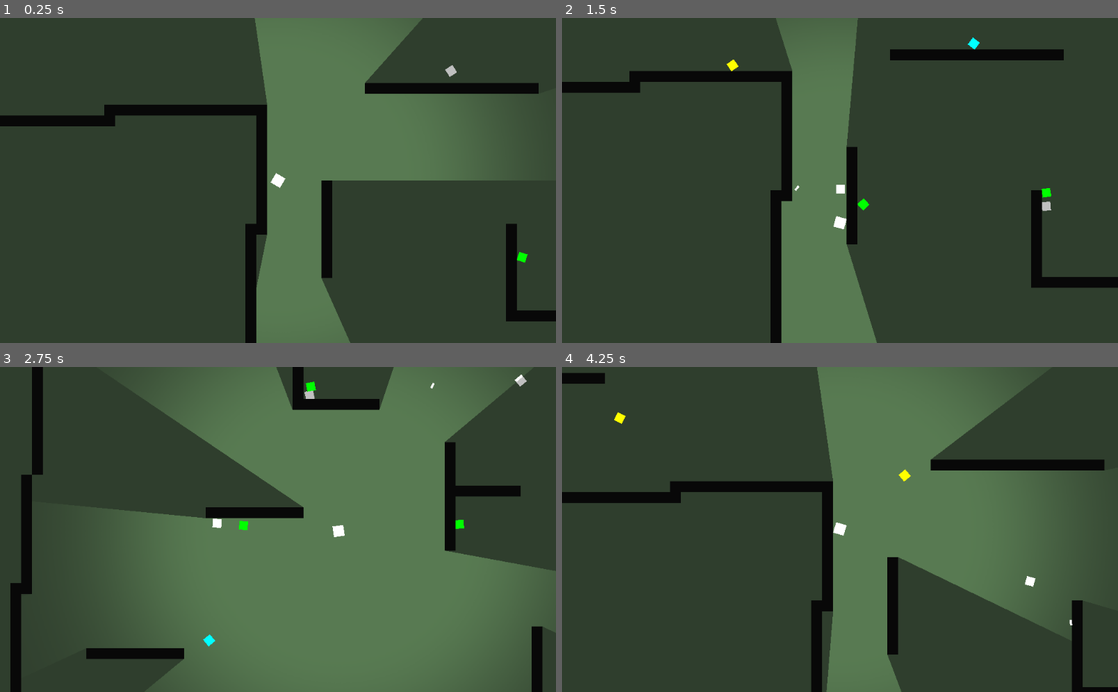
Above: before the commit, frames 1-4 (two rows, left to right).
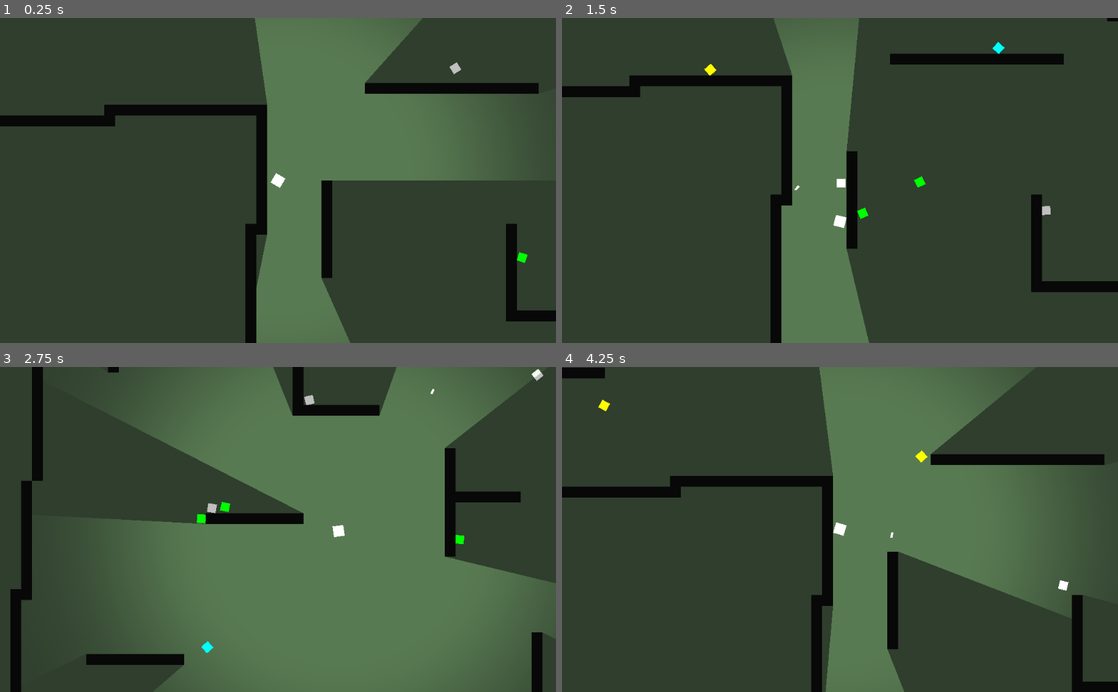
Above: after the commit, the same moments.

Repository: nbourre/ateliers_secondaires
Game: Godot game, scene res://World.tscn
Same seed, same stepped clock (60 frames per second), same inputs: the game is played once before the commit and once after it.
Inputs (mouse positions are in pixels of both pictures, inside the frame that each line leads up to):
- Up to frame 1 (0.25 s): no input
- Up to frame 2 (1.5 s): move the mouse to (962, 164) at 0.52 s; hold D (right) 0.53-1.28 s; click (962, 164) at 0.6 s; move the mouse to (728, 196) at 1.27 s; hold S (down) from 1.28 s (still down); click (728, 196) at 1.35 s
- Up to frame 3 (2.75 s): move the mouse to (333, 458) at 2.02 s; release S (down) at 2.03 s; hold D (right) from 2.03 s (still down); click (333, 458) at 2.1 s
- Up to frame 4 (4.25 s): move the mouse to (812, 594) at 2.77 s; release D (right) at 2.78 s; hold W (up) 2.78-3.53 s; click (812, 594) at 2.85 s; move the mouse to (1006, 578) at 3.52 s; hold A (left) from 3.53 s (still down); click (1006, 578) at 3.6 s

The runs differ from the first frame. In frame 1, less than 0.1% of the frame differs, in the area x 80-95%, y 13-76%; in frame 2, 3.4%; in frame 3, 6.6%, in the area x 1-100%, y 0-99%; in frame 4, 5.3%.

Commit message:
changed enemy speed

Diff:
--- a/godot/top_down_shooter/Enemy.gd
+++ b/godot/top_down_shooter/Enemy.gd
@@ -25,7 +25,7 @@
 
 func _physics_process(_delta):
 	var direction = (player.position - position)
-	direction = direction.normalized() * 6
+	direction = direction.normalized() * 5.5
 
 	position += direction
 	look_at(player.position)
